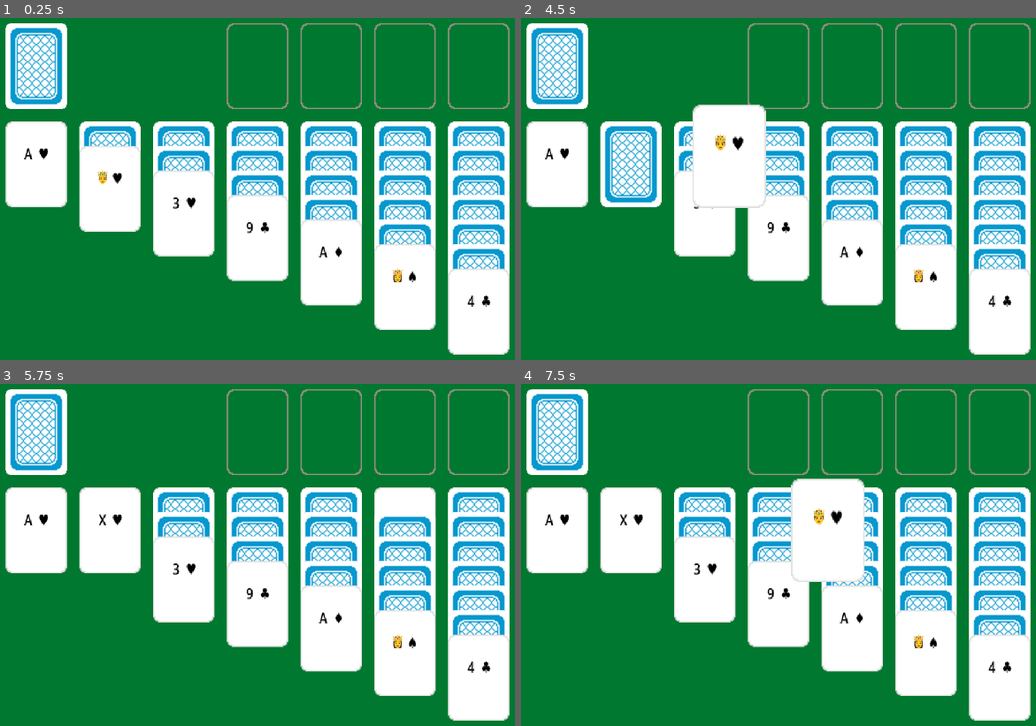
Above: before the commit, frames 1-4 (two rows, left to right).
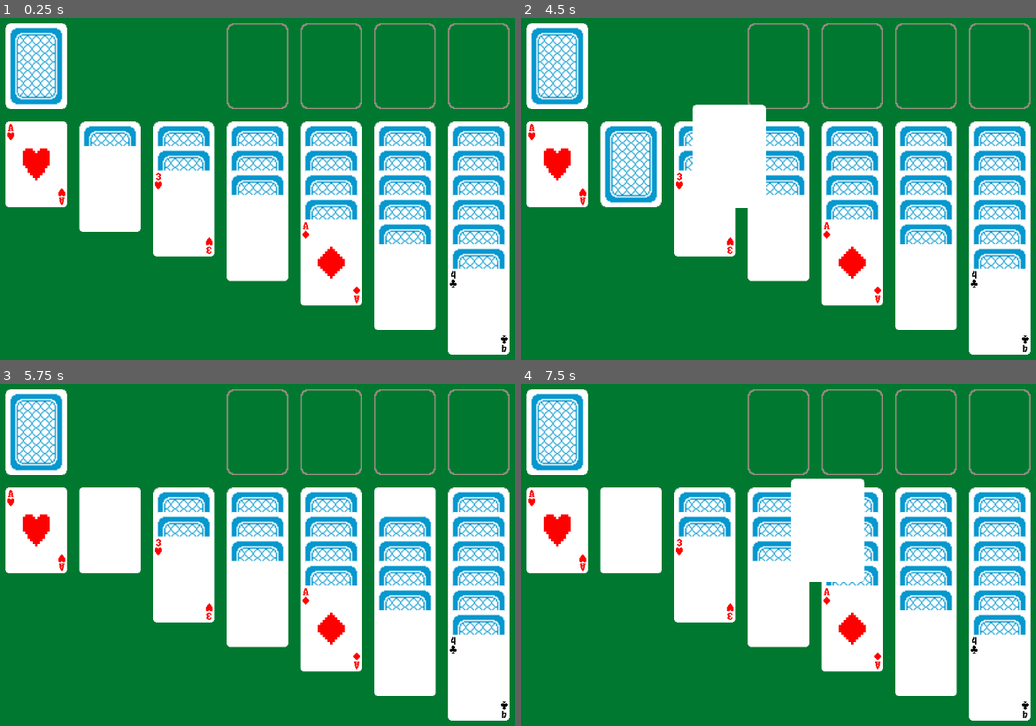
Above: after the commit, the same moments.

Repository: pmaitland/Patience
Game: Godot game, scene res://scenes/klondike.tscn
The game is run twice, just before and just after one commit, with the same random seed, the same clock (stepped at 60 frames per second) and the same inputs.
Inputs (mouse positions are in pixels of both pictures, inside the frame that each line leads up to):
- Up to frame 1 (0.25 s): no input
- Up to frame 2 (4.5 s): tap Enter at 0.5, 2, 3.5 s; drag from (778, 65) to (999, 65) at 0.52 s; tap Space at 1.25, 2.75, 4.25 s; drag from (850, 65) to (557, 165) at 1.27 s; move the mouse to (927, 65) at 2.02 s; click (927, 65) at 2.17 s; drag from (999, 65) to (557, 165) at 2.77 s; drag from (557, 165) to (927, 65) at 3.52 s; drag from (629, 165) to (927, 65) at 4.27 s
- Up to frame 3 (5.75 s): move the mouse to (185, 531) at 5.02 s; click (185, 531) at 5.17 s
- Up to frame 4 (7.5 s): drag from (778, 531) to (557, 531) at 5.77 s; drag from (850, 531) to (629, 531) at 6.52 s; drag from (927, 531) to (629, 531) at 7.27 s

The runs differ from the first frame. In frame 1, 2.6% of the frame differs, in the area x 1-99%, y 30-99%; in frame 2, 2.6%; in frame 3, 2.6%; in frame 4, 3.0%, in the area x 1-99%, y 27-99%.

Commit message:
some card sprites

Diff:
--- a/patience/scenes/card.tscn
+++ b/patience/scenes/card.tscn
@@ -1,8 +1,8 @@
 [gd_scene load_steps=6 format=3 uid="uid://ds7iby3eabein"]
 
 [ext_resource type="Script" path="res://scripts/card.gd" id="1_u7yu8"]
-[ext_resource type="Texture2D" uid="uid://bplon4im6i5q6" path="res://sprites/card_front.png" id="2_ogtmq"]
-[ext_resource type="Texture2D" uid="uid://d25lqx1qc77m0" path="res://sprites/card_back.png" id="3_adtt8"]
+[ext_resource type="Texture2D" uid="uid://bplon4im6i5q6" path="res://sprites/card/base.png" id="2_ogtmq"]
+[ext_resource type="Texture2D" uid="uid://d25lqx1qc77m0" path="res://sprites/card/back.png" id="3_adtt8"]
 
 [sub_resource type="RectangleShape2D" id="RectangleShape2D_lnio7"]
 size = Vector2(40, 40)
@@ -26,8 +26,10 @@
 position = Vector2(0, -50)
 shape = SubResource("RectangleShape2D_3nmts")
 
-[node name="FrontSprite" type="Sprite2D" parent="."]
-texture_filter = 1
+[node name="BaseSprite" type="Sprite2D" parent="."]
+texture = ExtResource("2_ogtmq")
+
+[node name="FaceSprite" type="Sprite2D" parent="."]
 texture = ExtResource("2_ogtmq")
 
 [node name="BackSprite" type="Sprite2D" parent="."]
@@ -35,28 +37,6 @@
 texture_filter = 1
 texture = ExtResource("3_adtt8")
 
-[node name="ValueLabel" type="Label" parent="."]
-offset_left = -37.0
-offset_top = -35.0
-offset_right = 3.0
-offset_bottom = -12.0
-scale = Vector2(1.24558, 1.52507)
-theme_override_colors/font_color = Color(0, 0, 0, 1)
-text = "1"
-horizontal_alignment = 1
-vertical_alignment = 1
-
-[node name="SuitLabel" type="Label" parent="."]
-offset_left = -12.0
-offset_top = -34.0
-offset_right = 28.0
-offset_bottom = -11.0
-scale = Vector2(1.25137, 1.52312)
-theme_override_colors/font_color = Color(0, 0, 0, 1)
-text = "1"
-horizontal_alignment = 1
-vertical_alignment = 1
-
 [connection signal="area_entered" from="FullArea" to="." method="_on_area_2d_area_entered"]
 [connection signal="area_exited" from="FullArea" to="." method="_on_area_2d_area_exited"]
 [connection signal="mouse_entered" from="FullArea" to="." method="_on_full_area_mouse_entered"]
--- a/patience/scripts/card.gd
+++ b/patience/scripts/card.gd
@@ -1,8 +1,7 @@
 extends Node2D
 
-@onready var value_label: Label = $ValueLabel
-@onready var suit_label: Label = $SuitLabel
-@onready var front_sprite: Sprite2D = $FrontSprite
+@onready var base_sprite: Sprite2D = $BaseSprite
+@onready var face_sprite: Sprite2D = $FaceSprite
 @onready var back_sprite: Sprite2D = $BackSprite
 
 var value: Enums.Value
@@ -31,30 +30,6 @@
 var child_card: Node2D = null
 
 var t: float = 0.0
-
-func _ready() -> void:
-	match value:
-		Enums.Value.ACE:
-			value_label.text = "A"
-		Enums.Value.KING:
-			value_label.text = "🤴"
-		Enums.Value.QUEEN:
-			value_label.text = "👸"
-		Enums.Value.JACK:
-			value_label.text = "🎃"
-		Enums.Value.TEN:
-			value_label.text = "X"
-		_:
-			value_label.text = str(value+1)
-	match suit:
-		Enums.Suit.SPADES:
-			suit_label.text = "♠"
-		Enums.Suit.HEARTS:
-			suit_label.text = "♥"
-		Enums.Suit.DIAMONDS:
-			suit_label.text = "♦"
-		Enums.Suit.CLUBS:
-			suit_label.text = "♣"
 
 func _process(_delta: float) -> void:
 	var current_mouse_position: Vector2 = get_global_mouse_position()
@@ -123,9 +98,8 @@
 
 func flip() -> void:
 	face_up = !face_up
-	front_sprite.visible = face_up
-	value_label.visible = face_up
-	suit_label.visible = face_up
+	base_sprite.visible = face_up
+	face_sprite.visible = face_up
 	back_sprite.visible = !face_up
 
 func trigger_dragging() -> bool:
--- a/patience/scripts/klondike.gd
+++ b/patience/scripts/klondike.gd
@@ -19,6 +19,10 @@
 			cards.add_child(card)
 			new_cards.append(card)
 			card.flip()
+			card.face_sprite.texture = load("res://sprites/card/face/{value}_{suit}.png".format({
+				"value": Enums.Value.keys()[card.value],
+				"suit": Enums.Suit.keys()[card.suit]
+			}))
 	new_cards.shuffle()
 
 	for depot_number: int in range(depots.get_child_count()):
Renamed: patience/sprites/card_back.png -> patience/sprites/card/back.png
Not shown, changed: patience/sprites/card/back.png.import
Binary file added: patience/sprites/card/base.png
Not shown, added: patience/sprites/card/base.png.import
Binary file added: patience/sprites/card/face/ACE_CLUBS.png
Not shown, added: patience/sprites/card/face/ACE_CLUBS.png.import
Binary file added: patience/sprites/card/face/ACE_DIAMONDS.png
Not shown, added: patience/sprites/card/face/ACE_DIAMONDS.png.import
Binary file added: patience/sprites/card/face/ACE_HEARTS.png
Not shown, added: patience/sprites/card/face/ACE_HEARTS.png.import
Binary file added: patience/sprites/card/face/ACE_SPADES.png
Not shown, added: patience/sprites/card/face/ACE_SPADES.png.import
(and 50 more such lines)
